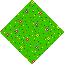
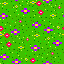
The second 64x64 image is a revision of the first. Changes to its layers:
removed layer "Ebene #2" over [20, 1, 60, 60]
removed layer "Ebene #1" over [1, 12, 42, 63]
moved "meadow.png" above "Ebene", painted on it over [0, 0, 64, 64]
painted on "Ebene" over [0, 0, 64, 64]
